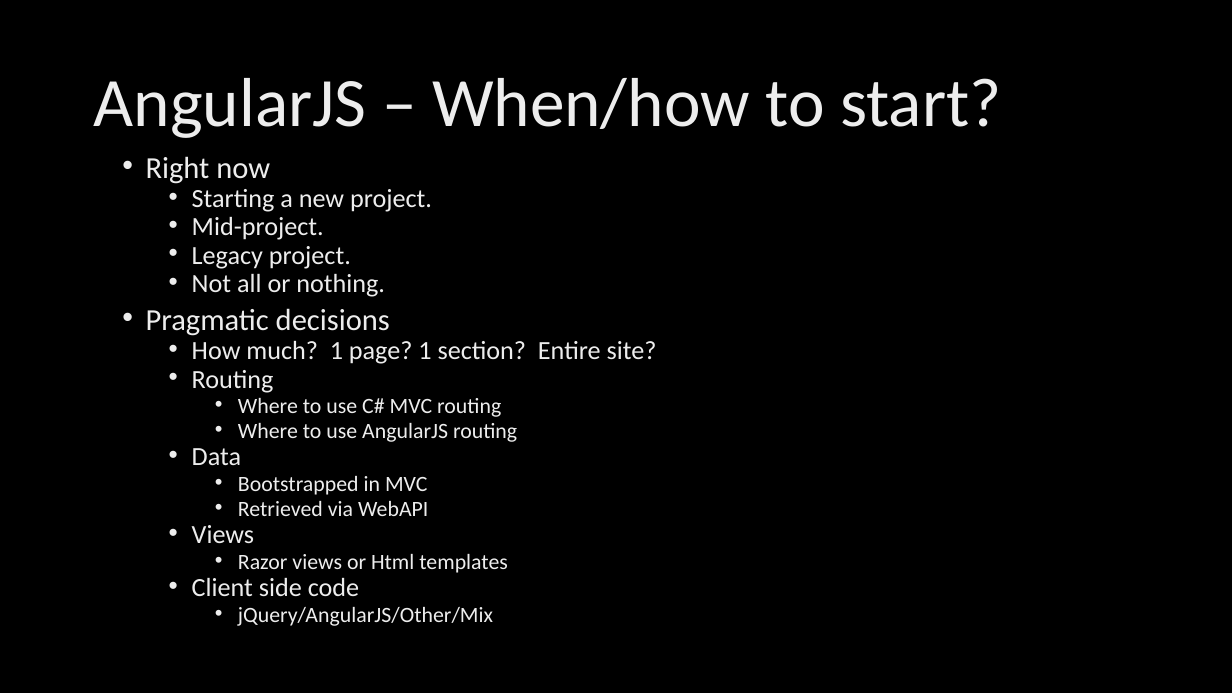
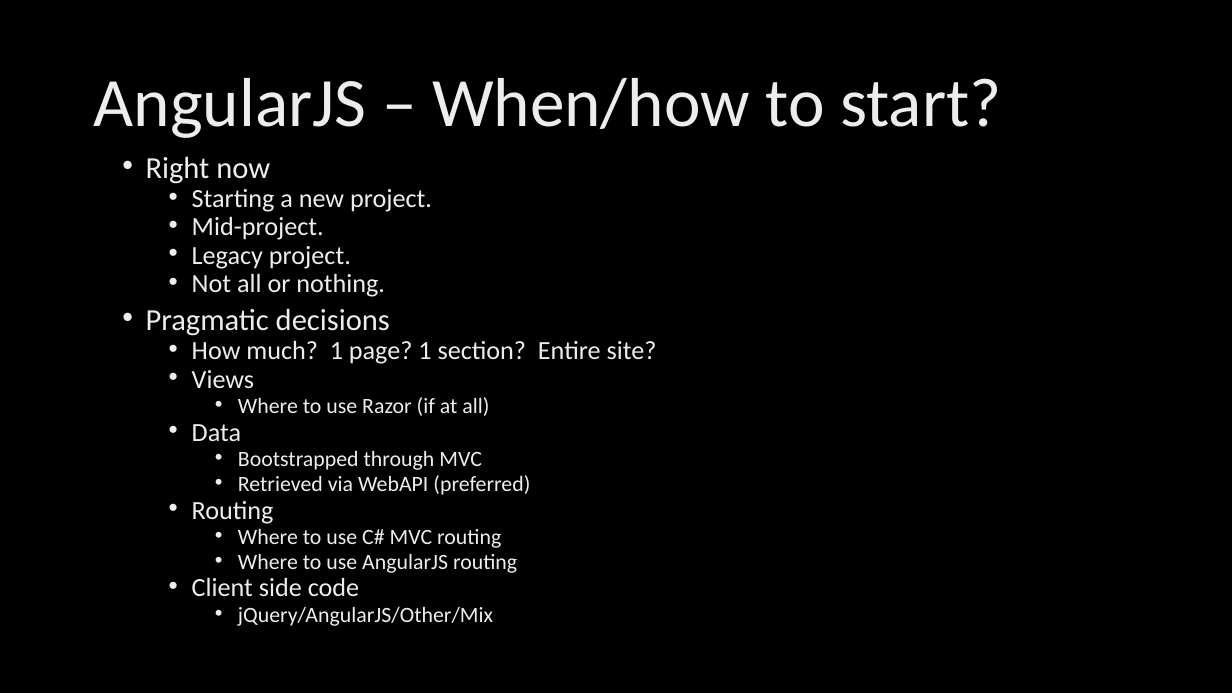
Before and after one commit to ryanlangton/angularjs-mvc, a slide deck: slide 34 of AngularJSdotNet.pptx (slide 26 before the commit). Drawn at 1232x693 pixels with LibreOffice and Linux fonts; fonts in the diff are those of the drawing; background and template pictures are left out. Boxes give left, top, right and bottom in pixels: in the first picture for what was removed or moved away, otherwise in the second. Text is boxed around its words. In the diff, an @@ line names an element or a change of style, - is before the commit and + after.

```diff
--- a/AngularJSdotNet.pptx
+++ b/AngularJSdotNet.pptx
@@ text at [192,370,530,495]: paragraphs added @@
+  • Views
+    • Where to use Razor (if at all)
+  • Data
+    • Bootstrapped through MVC
+    • Retrieved via WebAPI (preferred)
@@ text at [192,448,508,573]: paragraphs removed @@
-  • Data
-    • Bootstrapped in MVC
-    • Retrieved via WebAPI
-  • Views
-    • Razor views or Html templates
```
Also in this commit, not shown: 17 other slides changed, 14 slides added, 6 slides removed, 35 other files.
